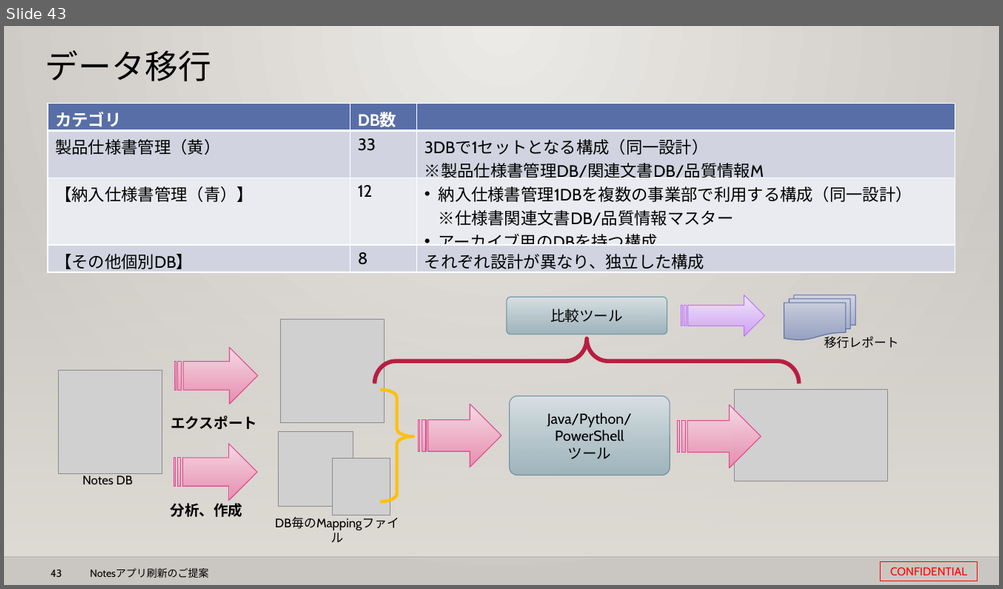
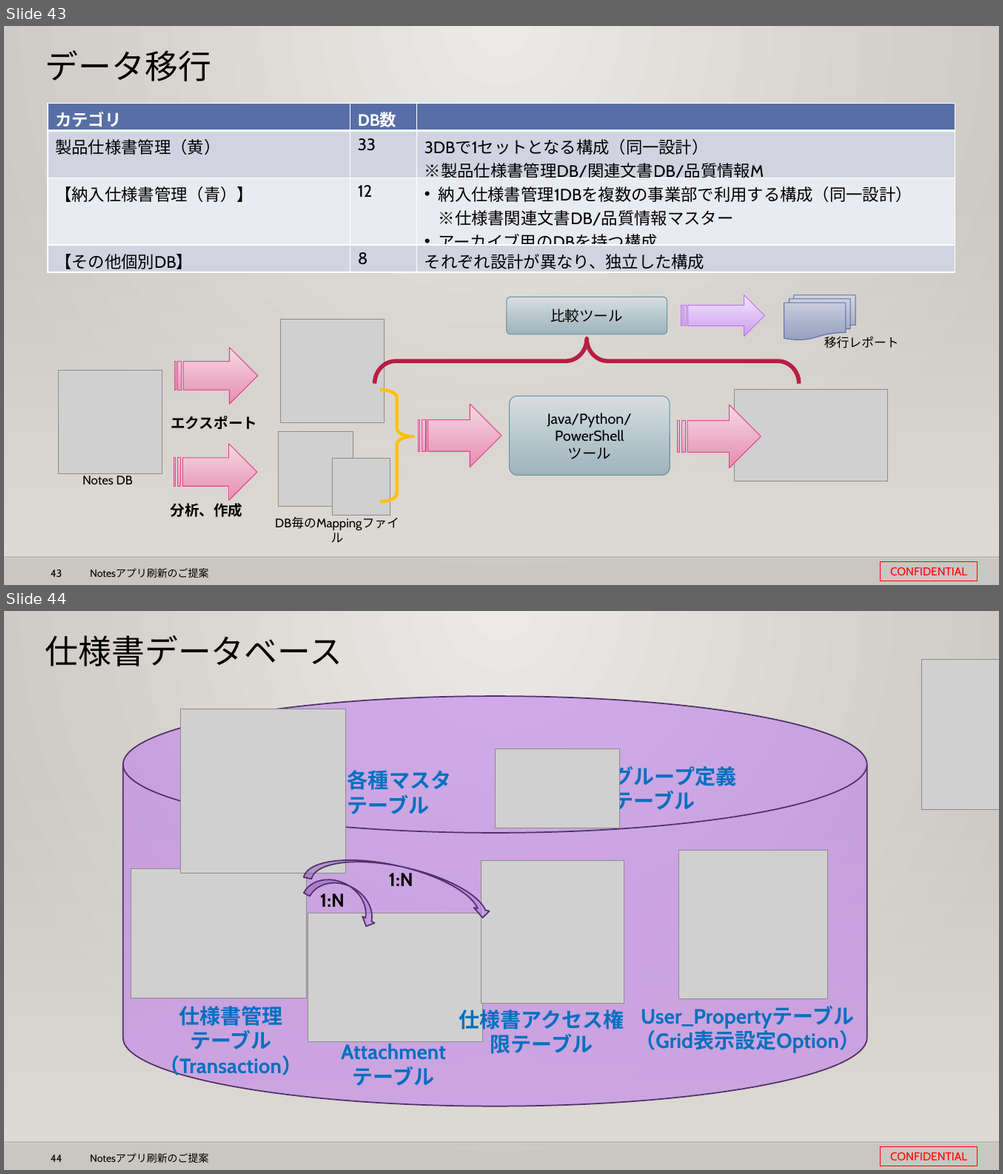
Before and after one commit to 0494938/Notes--CMS-Online, a slide deck: Notesアプリ刷新プロジェクト提案見積もり.pptx. Shown one above the other, each under a label of ours: slide 43 before the commit, slides 43 and 44 after it. The pictures are 1003x589 and 1003x1174 pixels, drawn with LibreOffice and Linux fonts; fonts in the diff are those of the drawing; grey boxes stand for pictures; background and template pictures are left out. Boxes give left, top, right and bottom in pixels: in the first picture for what was removed or moved away, otherwise in the second. Text is boxed around its words. In the diff, an @@ line names an element or a change of style, - is before the commit and + after.

```diff
--- a/Notesアプリ刷新プロジェクト提案見積もり.pptx
+++ b/Notesアプリ刷新プロジェクト提案見積もり.pptx
@@ slide 44 added at [4,611,999,1170], background gradient #ECEAE7 to #CAC7C1; not listed: 5 template elements that a slide beside it also shows @@
@@ title added at [45,635,342,667], 32 pt, text #000000 @@
+仕様書データベース
@@ picture added at [922,660,999,809] @@
@@ cylinder added at [123,696,868,1106], fill #BC72F0 at 50% opacity, outline #523269 1.25 pt @@
@@ picture added at [181,709,346,874] @@
@@ picture added at [495,749,620,828] @@
@@ text added at [613,763,737,815], 20 pt, text #0070C0, bold @@
+グループ定義
+テーブル
@@ text added at [347,770,451,815], 20 pt, text #0070C0, bold @@
+各種マスタ
+テーブル
@@ curved up arrow added at [304,846,498,920], fill #BC72F0 at 50% opacity, outline #523269 1.25 pt @@
@@ picture added at [678,851,828,999] @@
@@ picture added at [131,869,305,998] @@
@@ curved up arrow added at [304,869,385,930], fill #BC72F0 at 50% opacity, outline #523269 1.25 pt @@
@@ text added at [389,873,413,886], 18 pt, text #000000, bold @@
+1:N
@@ picture added at [481,861,623,1003] @@
@@ text added at [320,894,344,907], 18 pt, text #000000, bold @@
+1:N
@@ picture added at [307,914,482,1043] @@
@@ text added at [159,1006,302,1079], 20 pt, text #0070C0, bold @@
+仕様書管理
+テーブル
+（Transaction）
@@ text added at [459,1007,624,1054], 20 pt, text #0070C0, bold @@
+仕様書アクセス権限テーブル
@@ text added at [634,1006,859,1054], 20 pt, text #0070C0, bold @@
+User_Propertyテーブル
+（Grid表示設定Option）
@@ text added at [341,1044,446,1086], 20 pt, text #0070C0, bold @@
+Attachment
+テーブル
```
Also in this commit, not shown: 1 other file.
